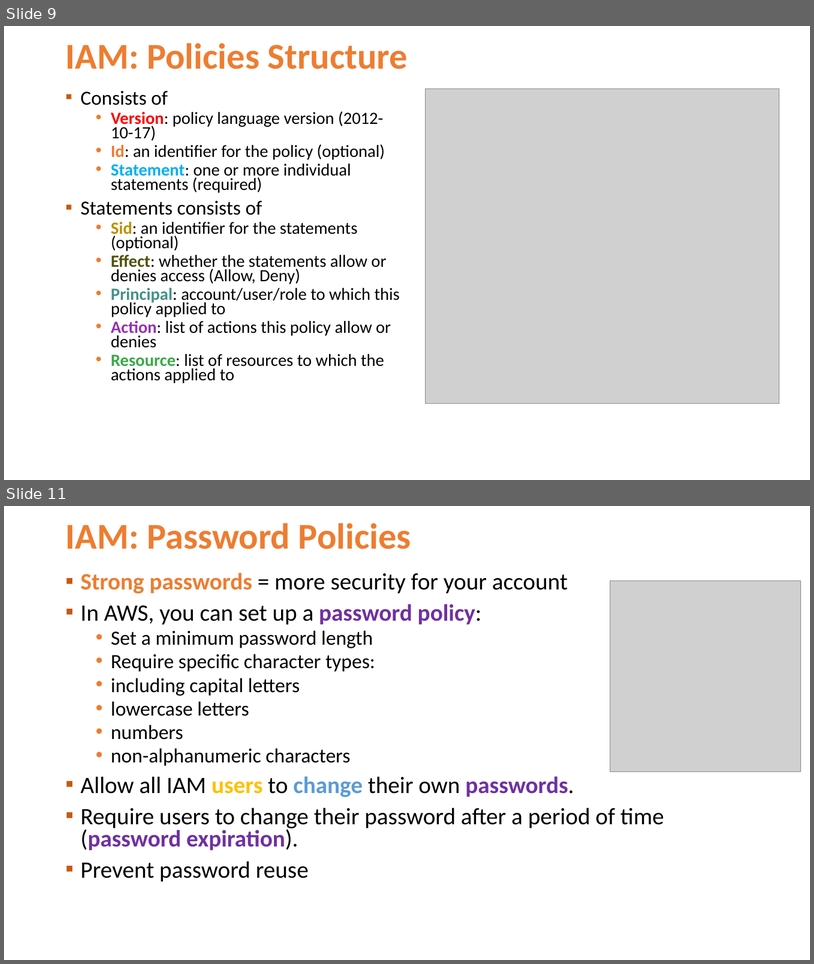
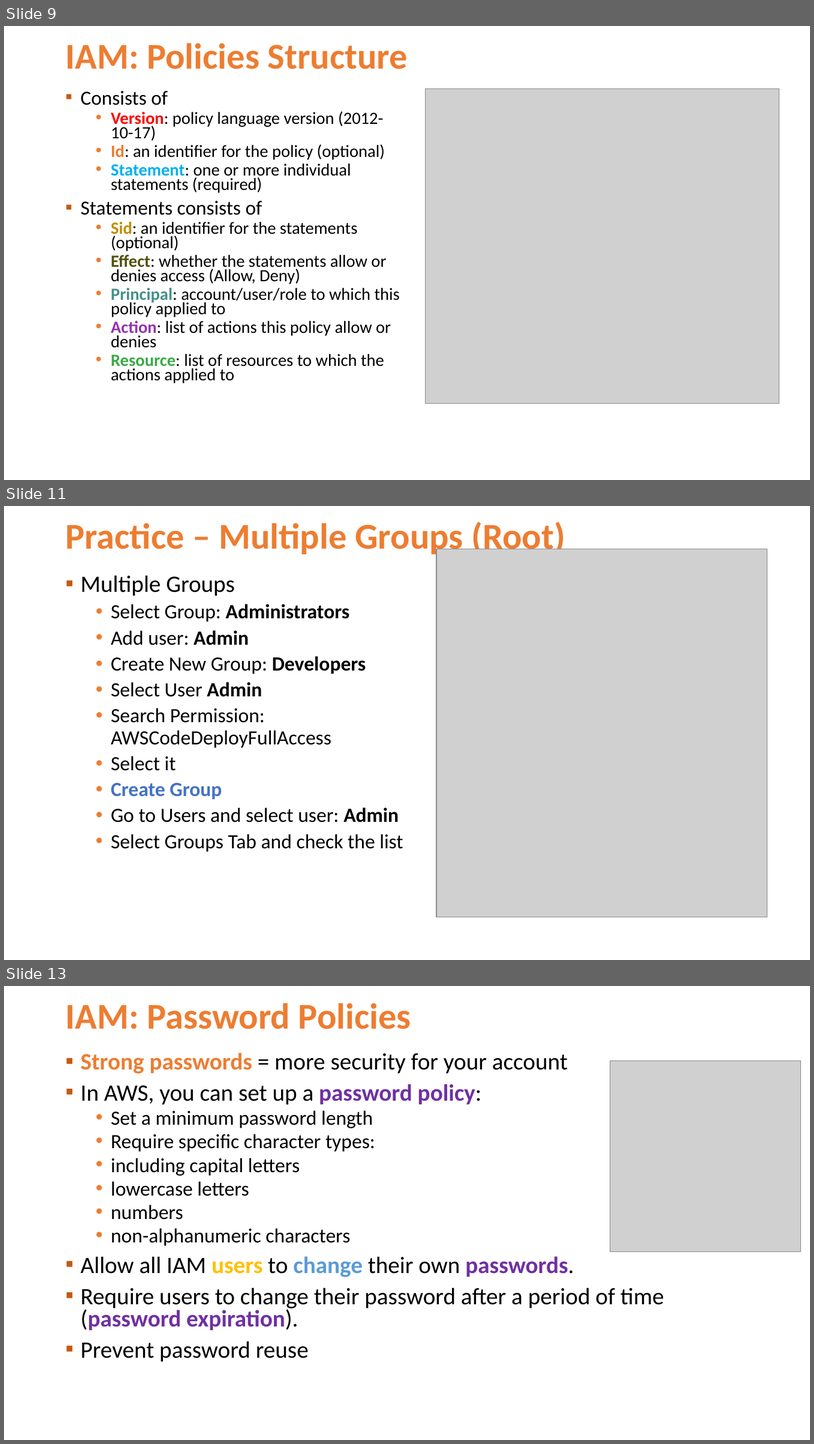
Before and after one commit to Jucer74/ArchitectureMaster, a slide deck: Classes/04-IAM-IdentityandAccessManagement/ArchitectureMaster-04-IAM-IdentityandAccessManagement.pptx. Shown one above the other, each under a label of ours: slides 9 and 11 before the commit, slides 9, 11 and 13 after it; the slides between them are not shown. The pictures are 814x964 and 814x1444 pixels, drawn with LibreOffice and Linux fonts; fonts in the diff are those of the drawing; grey boxes stand for pictures; background and template pictures are left out. Boxes give left, top, right and bottom in pixels: in the first picture for what was removed or moved away, otherwise in the second. Text is boxed around its words. In the diff, an @@ line names an element or a change of style, - is before the commit and + after.

```diff
--- a/Classes/04-IAM-IdentityandAccessManagement/ArchitectureMaster-04-IAM-IdentityandAccessManagement.pptx
+++ b/Classes/04-IAM-IdentityandAccessManagement/ArchitectureMaster-04-IAM-IdentityandAccessManagement.pptx
@@ slide 11 added at [4, 506, 810, 960], background #FFFFFF @@
@@ title added at [65, 519, 566, 558], 43.2 pt, text #ED7D31, bold @@
+Practice – Multiple Groups (Root)
@@ picture added at [437, 549, 767, 917] @@
@@ text added at [81, 575, 403, 852], 24 pt, text #000000 @@
+▪ Multiple Groups
+  • Select Group: Administrators
+  • Add user: Admin
+  • Create New Group: Developers
+  • Select User Admin
+  • Search Permission: AWSCodeDeployFullAccess
+  • Select it
+  • Create Group
+  • Go to Users and select user: Admin
+  • Select Groups Tab and check the list
@@ what was slide 11 is now slide 13 @@
```
Also in this commit, not shown: 2 slides changed, 2 other slides added, 1 slide removed.
